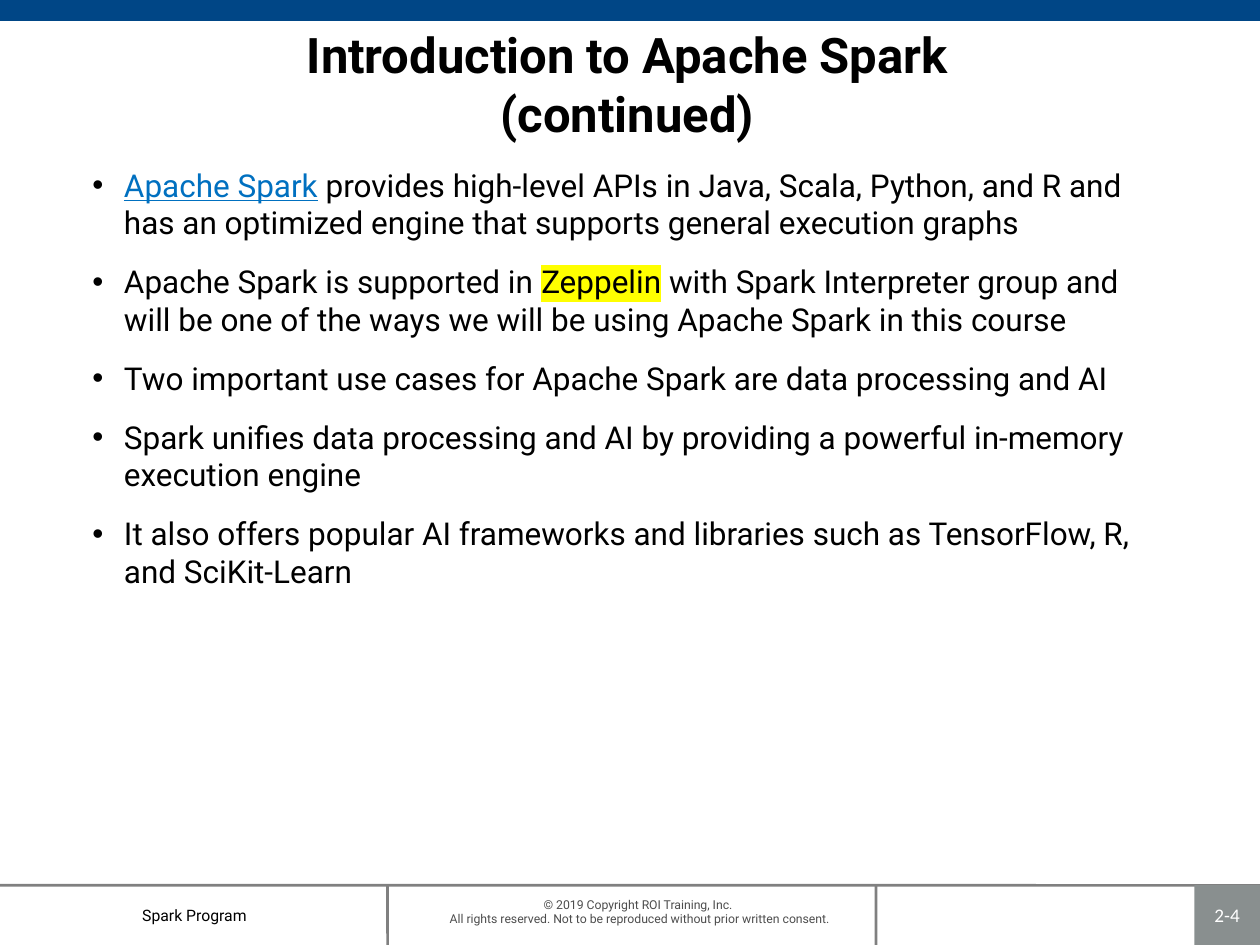
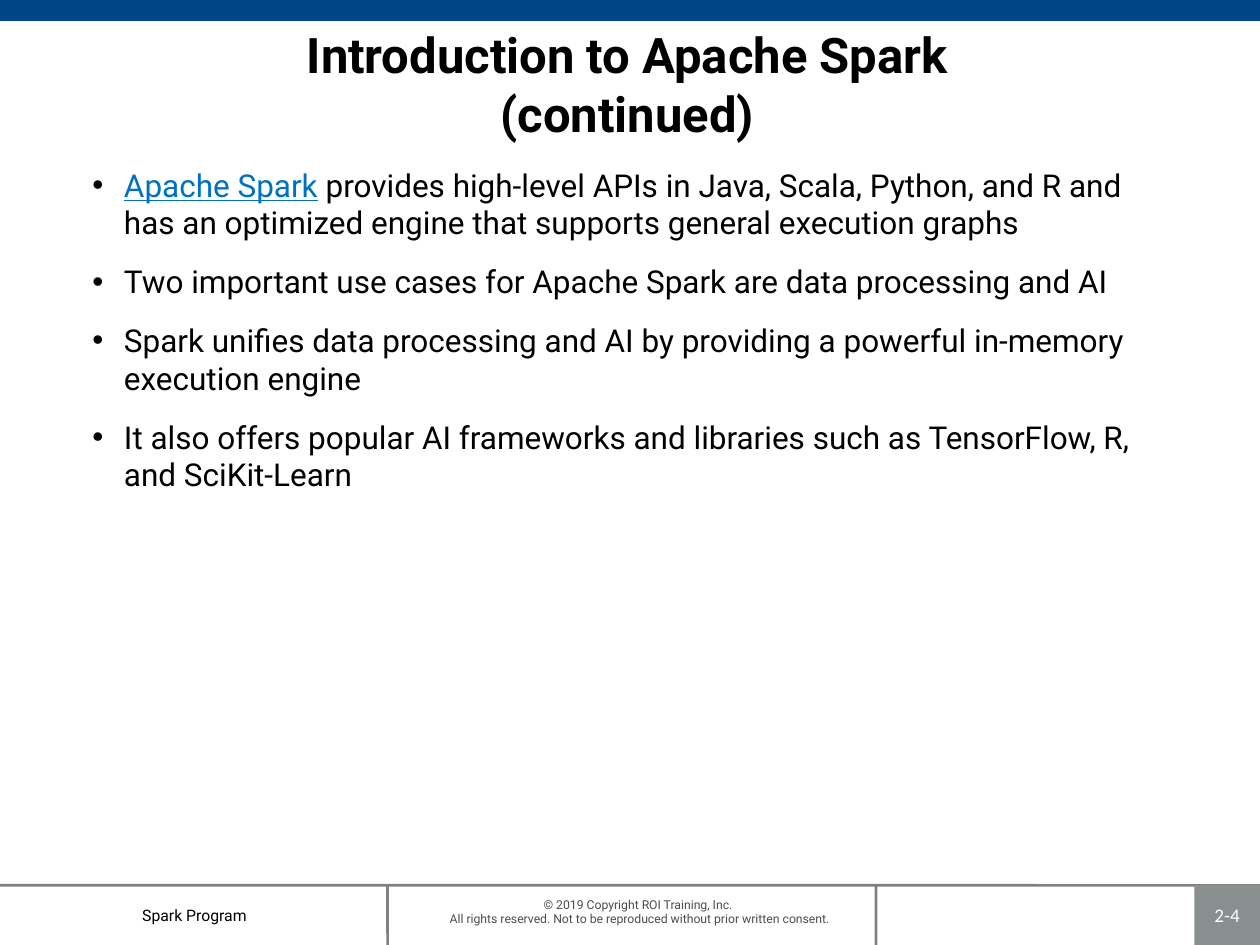
Before and after one commit to roitraining/SparkProgram, a slide deck: slide 4 of Day1/Ch02 Intro to Spark.pptx. Drawn at 1260x945 pixels with LibreOffice and Linux fonts; fonts in the diff are those of the drawing; background and template pictures are left out. Boxes give left, top, right and bottom in pixels: in the first picture for what was removed or moved away, otherwise in the second. Text is boxed around its words. In the diff, an @@ line names an element or a change of style, - is before the commit and + after.

```diff
--- a/Day1/Ch02 Intro to Spark.pptx
+++ b/Day1/Ch02 Intro to Spark.pptx
@@ text at (124,269,1118,338): paragraph removed @@
-• Apache Spark is supported in Zeppelin with Spark Interpreter group and will be one of the ways we will be using Apache Spark in this course
```
Also in this commit, not shown: 1 other file.
